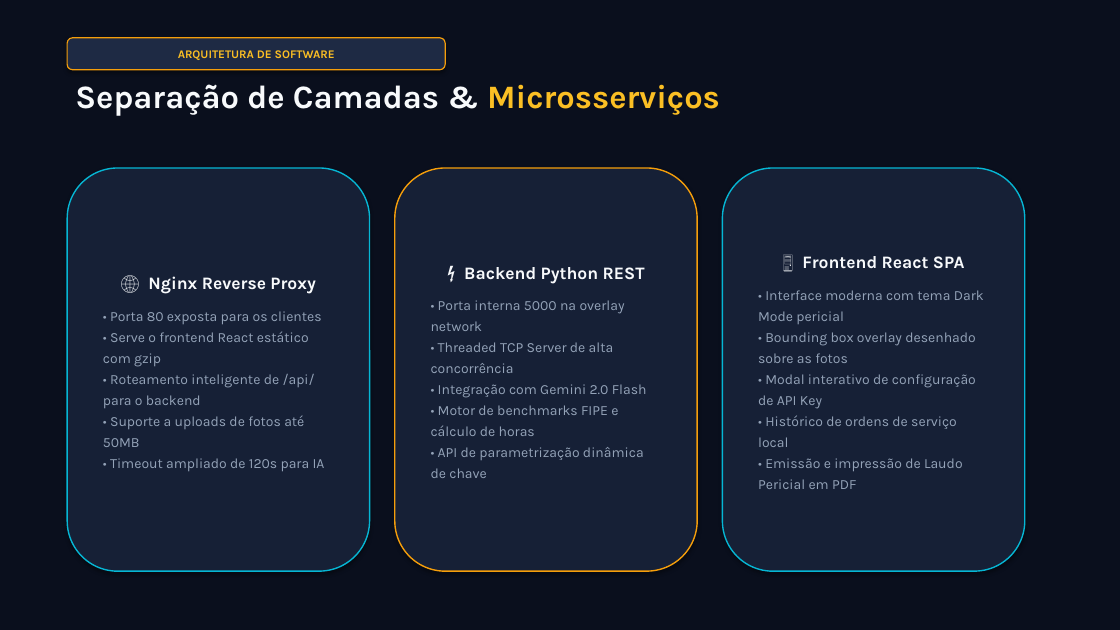
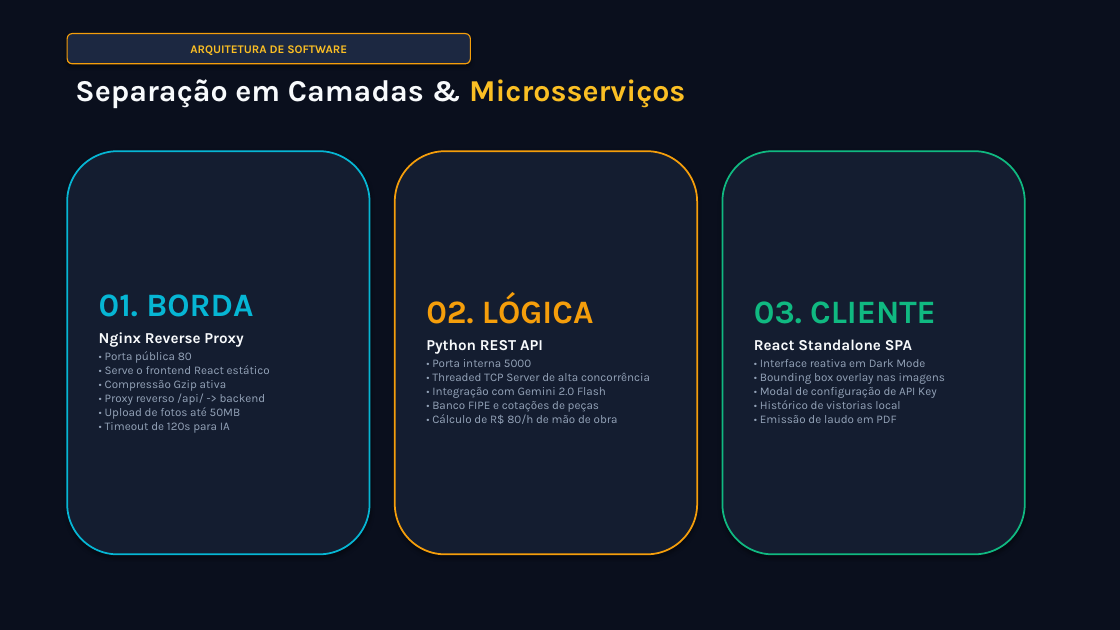
Before and after one commit to KaykyMatos845/auto-repair-budget-agent, a slide deck: slide 4 of Apresentacao_AutoBudget_AI.pptx. Drawn at 1120x630 pixels with LibreOffice and Linux fonts; fonts in the diff are those of the drawing. Boxes give left, top, right and bottom in pixels: in the first picture for what was removed or moved away, otherwise in the second. Text is boxed around its words. In the diff, an @@ line names an element or a change of style, - is before the commit and + after.

Commit message:
feat: apresentacao visual-first com fotos reais, diagrama de cluster e menos texto

```diff
--- a/Apresentacao_AutoBudget_AI.pptx
+++ b/Apresentacao_AutoBudget_AI.pptx
@@ rounded rectangle "ARQUITETURA DE SOFTWARE": place and size @@
-rounded rectangle "ARQUITETURA DE SOFTWARE" at <box>67,38,445,70</box>
+rounded rectangle "ARQUITETURA DE SOFTWARE" at <box>67,34,471,64</box>
@@ rounded rectangle "ARQUITETURA DE SOFTWARE" at <box>67,34,471,64</box>: fill #1E2A44 to #1C2841 @@
@@ text at <box>75,79,685,109</box>: text changed; size 28 to 26 pt @@
-Separação de Camadas & Microsserviços
+Separação em Camadas & Microsserviços
@@ rounded rectangle "01. BORDA" at <box>67,151,370,555</box>: fill #162036 to #141D30; outline #06B6D4 1.2 pt to #06B6D4 1.5 pt @@
@@ rounded rectangle "02. LÓGICA" at <box>395,151,697,555</box>: fill #162036 to #141D30; outline #F59E0B 1.2 pt to #F59E0B 1.5 pt @@
@@ 3 rounded rectangles: place and size @@
-3 rounded rectangles at <box>67,168,1025,571</box>
+3 rounded rectangles at <box>67,151,1025,555</box>
@@ rounded rectangle "03. CLIENTE" at <box>723,151,1025,555</box>: fill #162036 to #141D30; outline #06B6D4 1.2 pt to #10B981 1.5 pt @@
@@ text in rounded rectangle at <box>99,294,270,433</box>: text changed; size 12 to 10 pt @@
-🌐 Nginx Reverse Proxy
-• Porta 80 exposta para os clientes
-• Serve o frontend React estático com gzip
-• Roteamento inteligente de /api/ para o backend
-• Suporte a uploads de fotos até 50MB
-• Timeout ampliado de 120s para IA
+01. BORDA
+Nginx Reverse Proxy
+• Porta pública 80
+• Serve o frontend React estático
+• Compressão Gzip ativa
+• Proxy reverso /api/ -> backend
+• Upload de fotos até 50MB
+• Timeout de 120s para IA
@@ text in rounded rectangle at <box>426,294,650,424</box>: text changed; size 12 to 10 pt @@
-⚡ Backend Python REST
-• Porta interna 5000 na overlay network
-• Threaded TCP Server de alta concorrência
-• Integração com Gemini 2.0 Flash
-• Motor de benchmarks FIPE e cálculo de horas
-• API de parametrização dinâmica de chave
+02. LÓGICA
+Python REST API
+• Porta interna 5000
+• Threaded TCP Server de alta concorrência
+• Integração com Gemini 2.0 Flash
+• Banco FIPE e cotações de peças
+• Cálculo de R$ 80/h de mão de obra
@@ text in rounded rectangle at <box>754,301,945,423</box>: text changed; size 12 to 10 pt @@
-🖥️ Frontend React SPA
-• Interface moderna com tema Dark Mode pericial
-• Bounding box overlay desenhado sobre as fotos
-• Modal interativo de configuração de API Key
-• Histórico de ordens de serviço local
-• Emissão e impressão de Laudo Pericial em PDF
+03. CLIENTE
+React Standalone SPA
+• Interface reativa em Dark Mode
+• Bounding box overlay nas imagens
+• Modal de configuração de API Key
+• Histórico de vistorias local
+• Emissão de laudo em PDF
```
Also in this commit, not shown: 8 other slides changed, 3 slides added, 3 slides removed, 6 other files.
